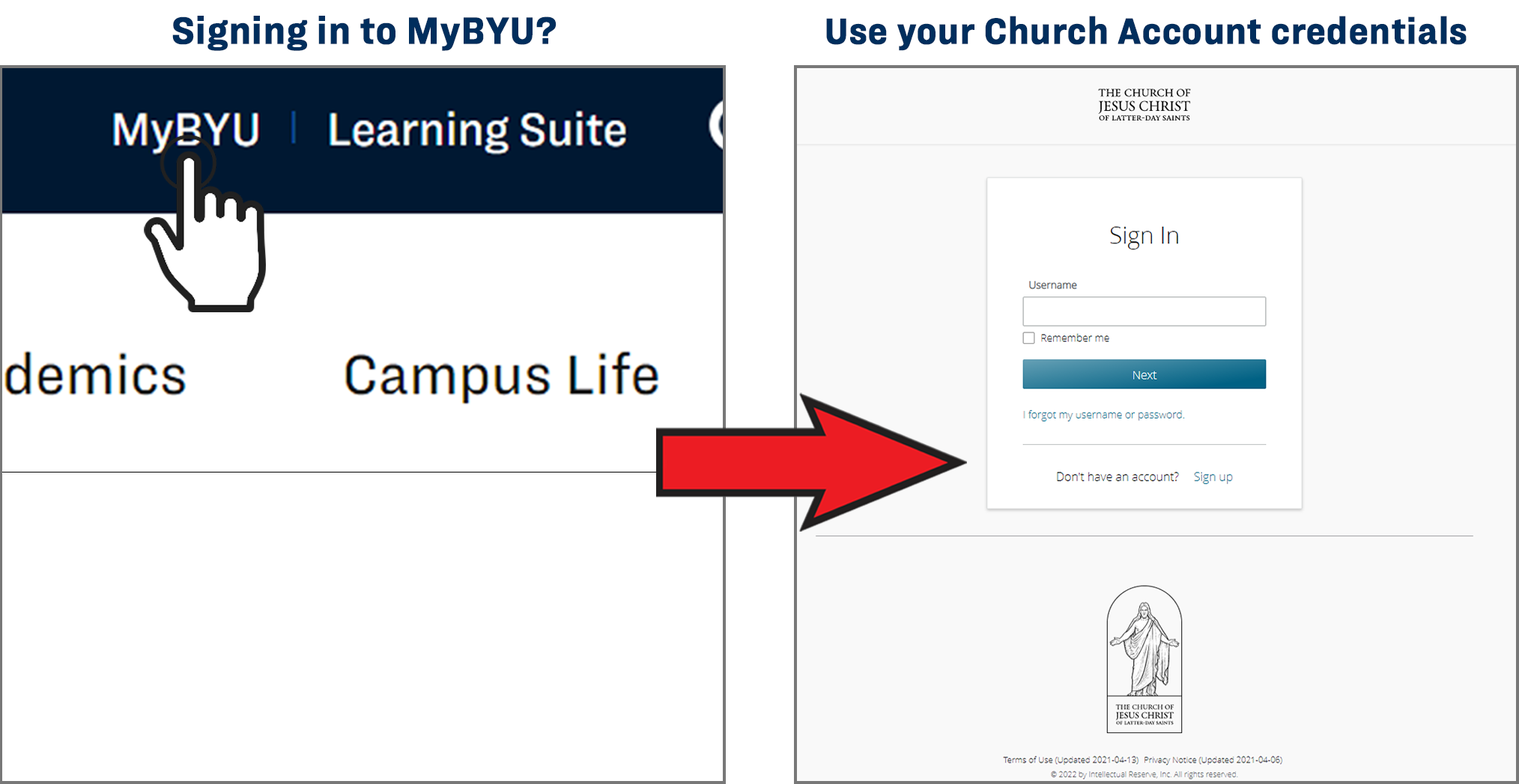
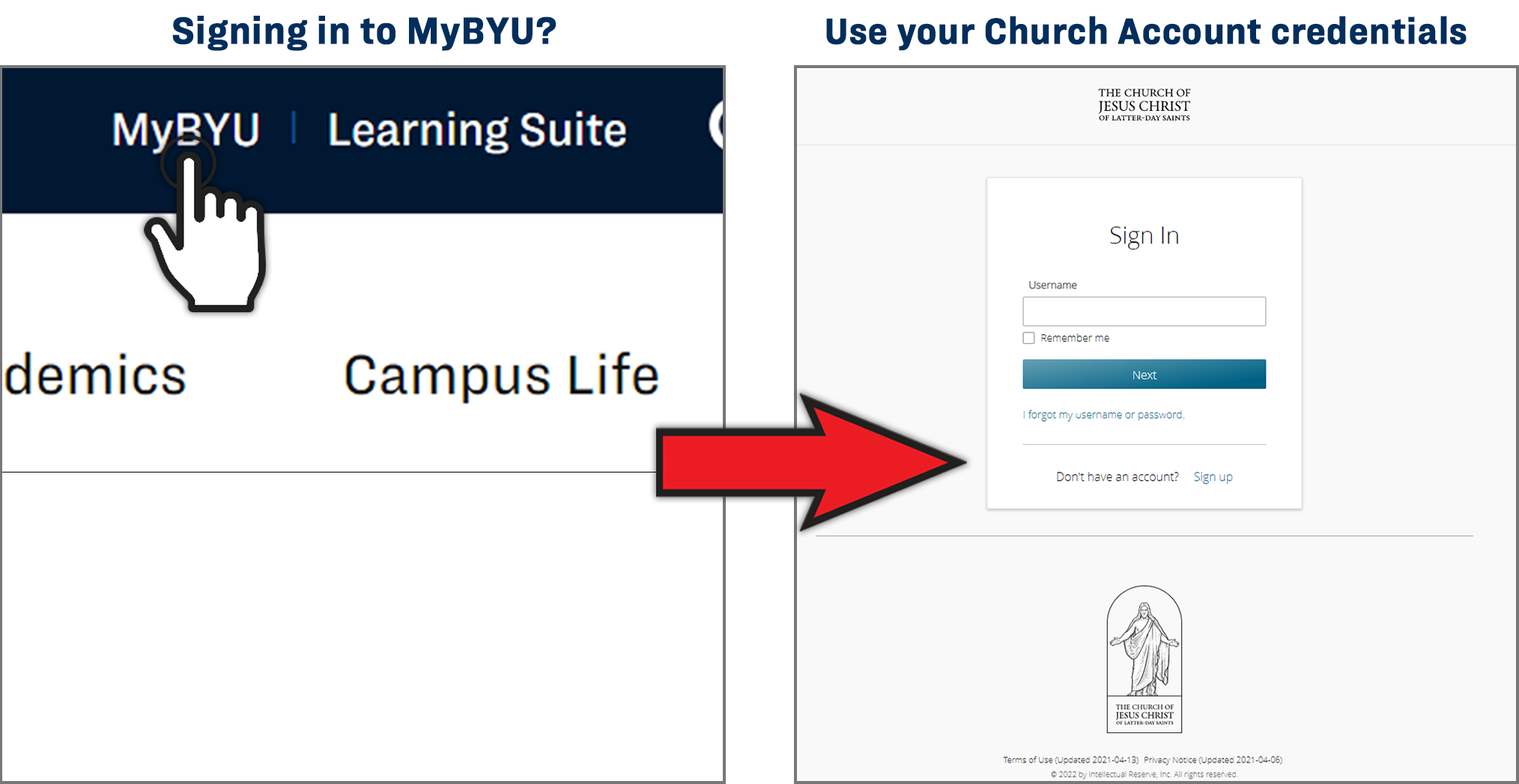
Two versions of the same layered image (1519 × 784). Layer-by-layer changes:
pixels changed over [137, 128, 974, 538] (layer not identified)
